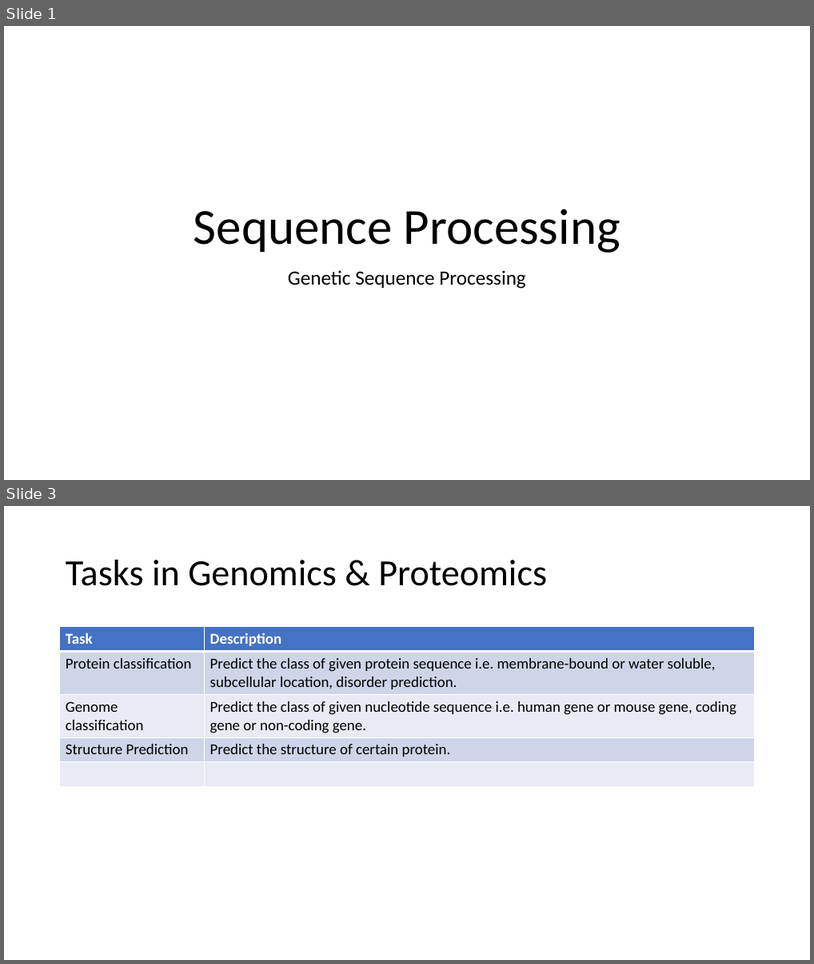
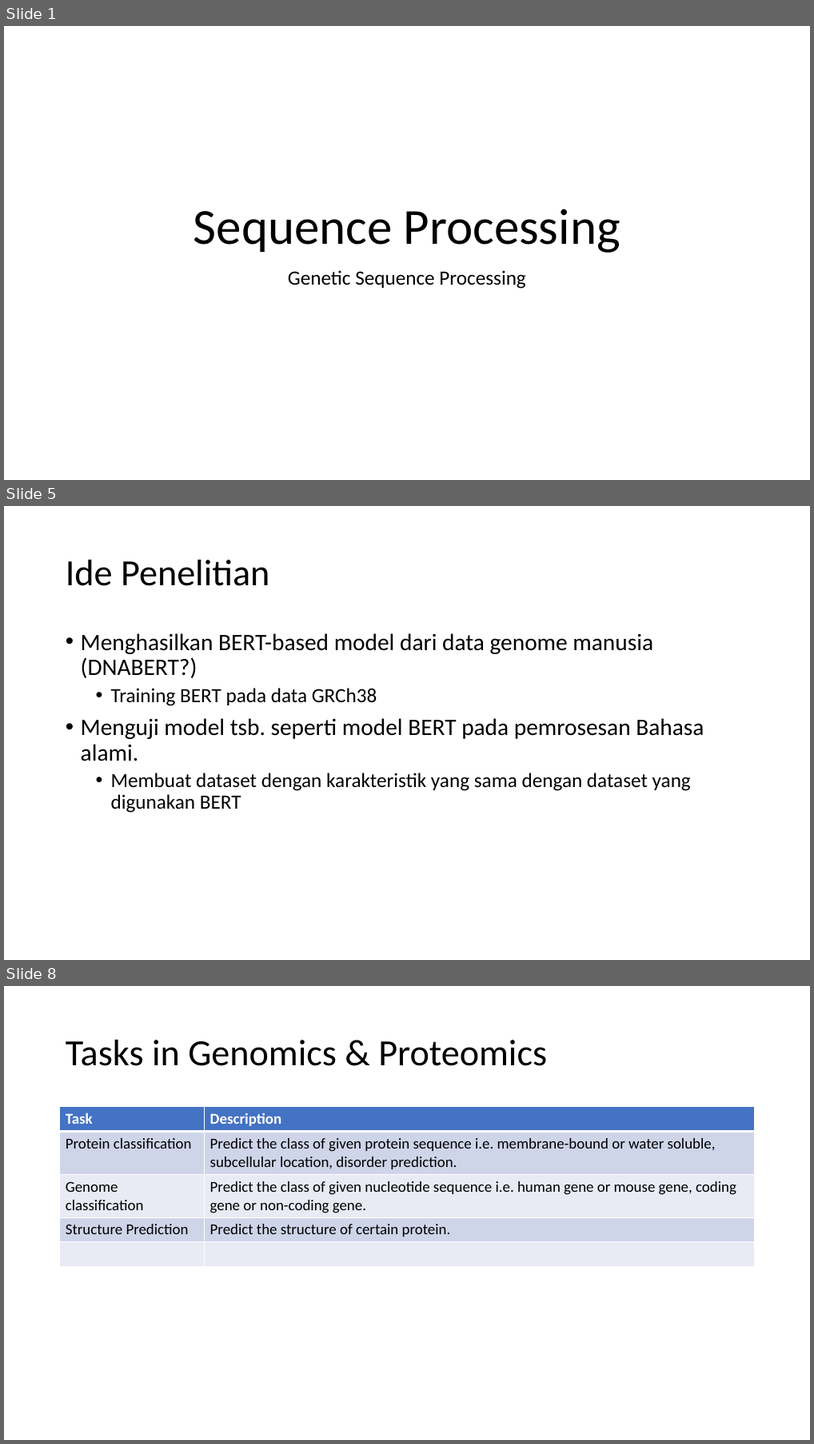
Before and after one commit to anwari32/sequence-processing, a slide deck: docs/Sequence Processing.pptx. Shown one above the other, each under a label of ours: slides 1 and 3 before the commit, slides 1, 5 and 8 after it; the slides between them are not shown. The pictures are 814x964 and 814x1444 pixels, drawn with LibreOffice and Linux fonts; fonts in the diff are those of the drawing. Boxes give left, top, right and bottom in pixels: in the first picture for what was removed or moved away, otherwise in the second. Text is boxed around its words. In the diff, an @@ line names an element or a change of style, - is before the commit and + after.

Commit message:
update Sequence Processing.pptx with bert.

```diff
--- a/docs/Sequence Processing.pptx
+++ b/docs/Sequence Processing.pptx
@@ slide 5 added at (x1=4, y1=506, x2=810, y2=960), background #FFFFFF @@
@@ title added at (x1=66, y1=560, x2=270, y2=586), 44 pt, text #000000 @@
+Ide Penelitian
@@ text added at (x1=81, y1=633, x2=704, y2=812), 28 pt, text #000000 @@
+• Menghasilkan BERT-based model dari data genome manusia (DNABERT?)
+  • Training BERT pada data GRCh38
+• Menguji model tsb. seperti model BERT pada pemrosesan Bahasa alami.
+  • Membuat dataset dengan karakteristik yang sama dengan dataset yang digunakan BERT
@@ what was slide 3 is now slide 8 @@
```
Also in this commit, not shown: 1 slide changed, 4 other slides added, 1 other file.
